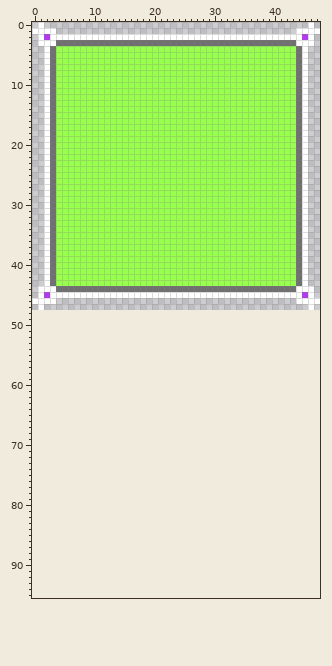
A sprite sheet gets an edit: img/dialogbox.png. The first picture shows the starting point.
The file is 48x48 pixels. The old version is drawn lined up with the new one, on the new canvas.
The same view after the edit:
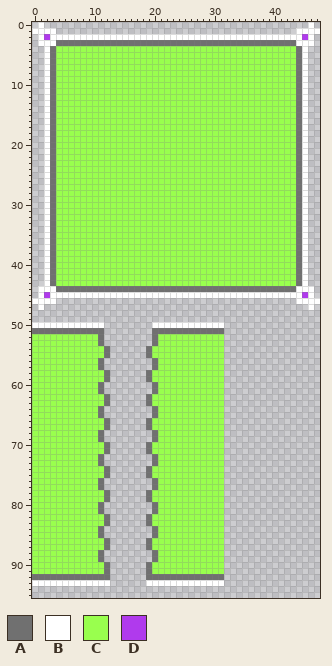
Palette (. is transparent): A #707070  B #ffffff  C #99ff4e  D #b03aed
What changed:
canvas 48x48 -> 48x96
Changed rows in their new state; - is an unchanged pixel.
first column x 0:
50 BBBBBBBBBBBB--------BBBBBBBBBBBB
51 AAAAAAAAAAAA--------AAAAAAAAAAAA
52 CCCCCCCCCCCA--------ACCCCCCCCCCC
53 CCCCCCCCCCCA--------ACCCCCCCCCCC
54 CCCCCCCCCCCCA------ACCCCCCCCCCCC
55 CCCCCCCCCCCCA------ACCCCCCCCCCCC
56 CCCCCCCCCCCA--------ACCCCCCCCCCC
57 CCCCCCCCCCCA--------ACCCCCCCCCCC
58 CCCCCCCCCCCCA------ACCCCCCCCCCCC
59 CCCCCCCCCCCCA------ACCCCCCCCCCCC
60 CCCCCCCCCCCA--------ACCCCCCCCCCC
61 CCCCCCCCCCCA--------ACCCCCCCCCCC
62 CCCCCCCCCCCCA------ACCCCCCCCCCCC
63 CCCCCCCCCCCCA------ACCCCCCCCCCCC
64 CCCCCCCCCCCA--------ACCCCCCCCCCC
65 CCCCCCCCCCCA--------ACCCCCCCCCCC
66 CCCCCCCCCCCCA------ACCCCCCCCCCCC
67 CCCCCCCCCCCCA------ACCCCCCCCCCCC
68 CCCCCCCCCCCA--------ACCCCCCCCCCC
69 CCCCCCCCCCCA--------ACCCCCCCCCCC
70 CCCCCCCCCCCCA------ACCCCCCCCCCCC
71 CCCCCCCCCCCCA------ACCCCCCCCCCCC
72 CCCCCCCCCCCA--------ACCCCCCCCCCC
73 CCCCCCCCCCCA--------ACCCCCCCCCCC
74 CCCCCCCCCCCCA------ACCCCCCCCCCCC
75 CCCCCCCCCCCCA------ACCCCCCCCCCCC
76 CCCCCCCCCCCA--------ACCCCCCCCCCC
77 CCCCCCCCCCCA--------ACCCCCCCCCCC
78 CCCCCCCCCCCCA------ACCCCCCCCCCCC
79 CCCCCCCCCCCCA------ACCCCCCCCCCCC
80 CCCCCCCCCCCA--------ACCCCCCCCCCC
81 CCCCCCCCCCCA--------ACCCCCCCCCCC
82 CCCCCCCCCCCCA------ACCCCCCCCCCCC
83 CCCCCCCCCCCCA------ACCCCCCCCCCCC
84 CCCCCCCCCCCA--------ACCCCCCCCCCC
85 CCCCCCCCCCCA--------ACCCCCCCCCCC
86 CCCCCCCCCCCCA------ACCCCCCCCCCCC
87 CCCCCCCCCCCCA------ACCCCCCCCCCCC
88 CCCCCCCCCCCA--------ACCCCCCCCCCC
89 CCCCCCCCCCCA--------ACCCCCCCCCCC
90 CCCCCCCCCCCCA------ACCCCCCCCCCCC
91 CCCCCCCCCCCCA------ACCCCCCCCCCCC
92 AAAAAAAAAAAAA------AAAAAAAAAAAAA
93 BBBBBBBBBBBBB------BBBBBBBBBBBBB
Where, in picture pixels (left, top, right, bottom), the same in both pictures:
added: (32, 322, 110, 586)
added: (146, 322, 224, 586)
